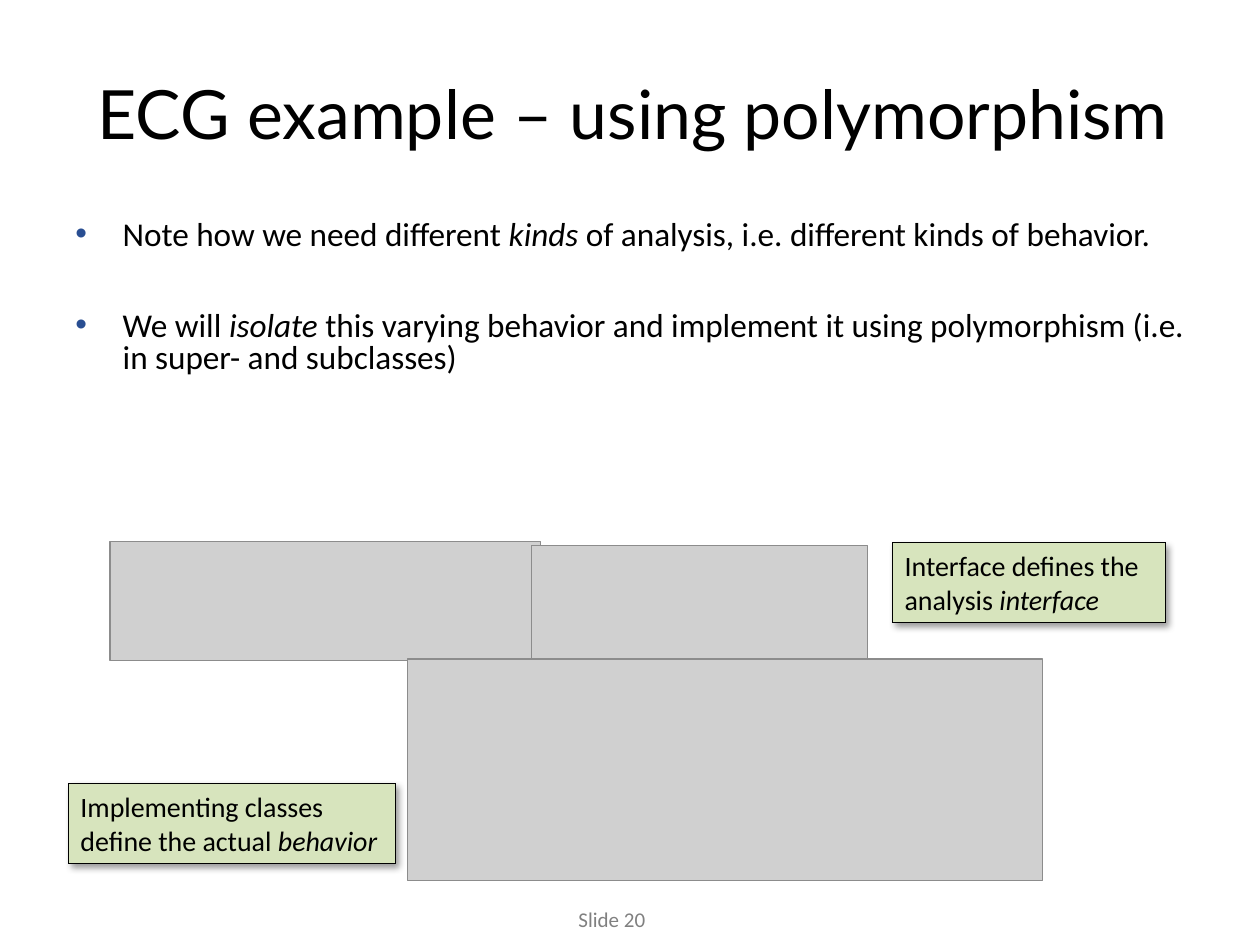
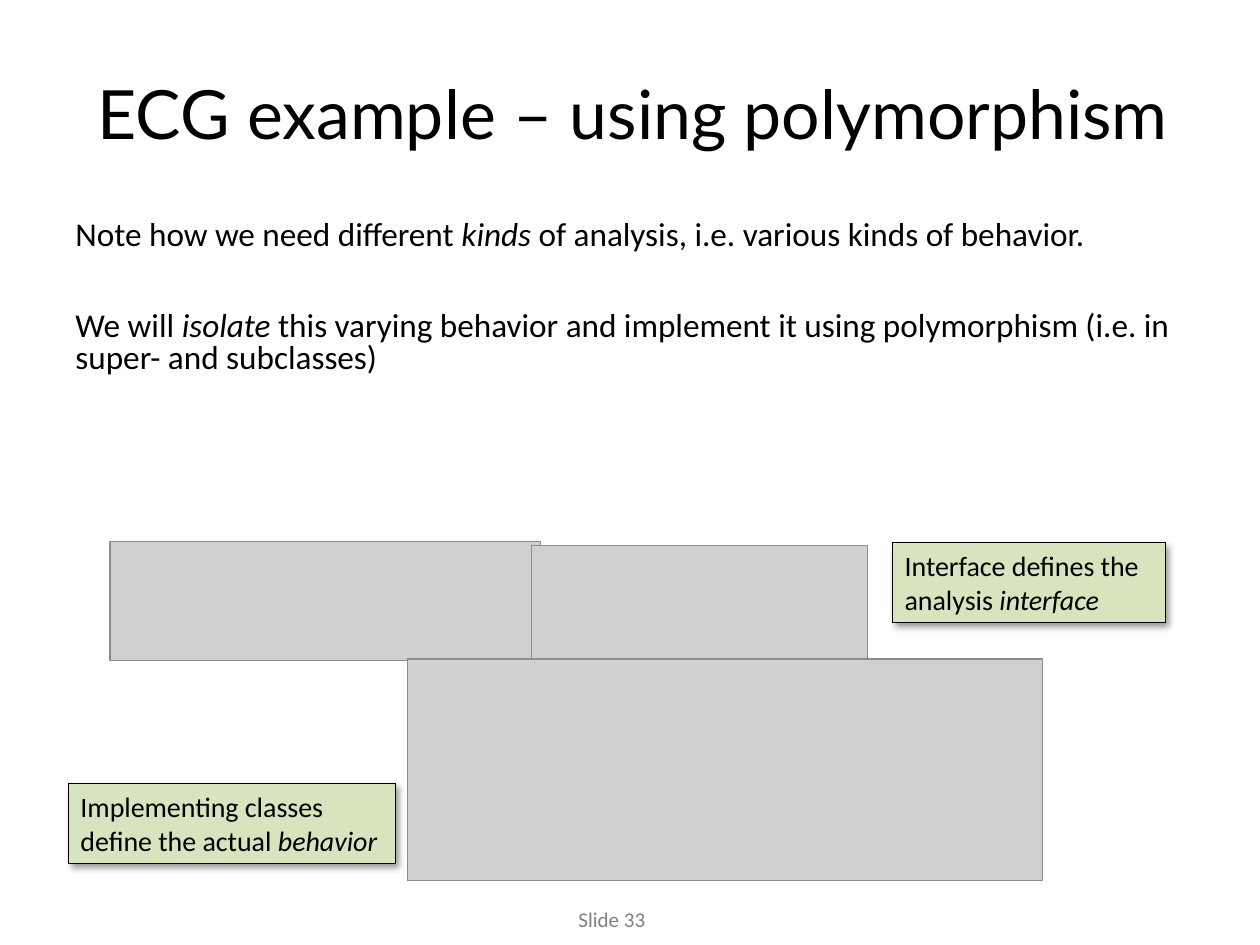
Before and after one commit to codesmurf/st3its3_teaching, a slide deck: slide 33 of 01 Intro + Opsamling + Interfaces/OO recap.pptx (slide 20 before the commit). Drawn at 1260x945 pixels with LibreOffice and Linux fonts; fonts in the diff are those of the drawing; grey boxes stand for pictures; background and template pictures are left out. Boxes give left, top, right and bottom in pixels: in the first picture for what was removed or moved away, otherwise in the second. Text is boxed around its words. In the diff, an @@ line names an element or a change of style, - is before the commit and + after.

```diff
--- a/01 Intro + Opsamling + Interfaces/OO recap.pptx
+++ b/01 Intro + Opsamling + Interfaces/OO recap.pptx
@@ text at <box>75,223,1084,252</box>: text changed @@
-• Note how we need different kinds of analysis, i.e. different kinds of behavior.
+Note how we need different kinds of analysis, i.e. various kinds of behavior.
@@ text at <box>75,313,1169,375</box>: bullet • to none @@
@@ page number at <box>578,912,645,927</box>: text changed @@
-Slide 20
+Slide 33
```
Also in this commit, not shown: 13 other slides changed, 13 slides added.
